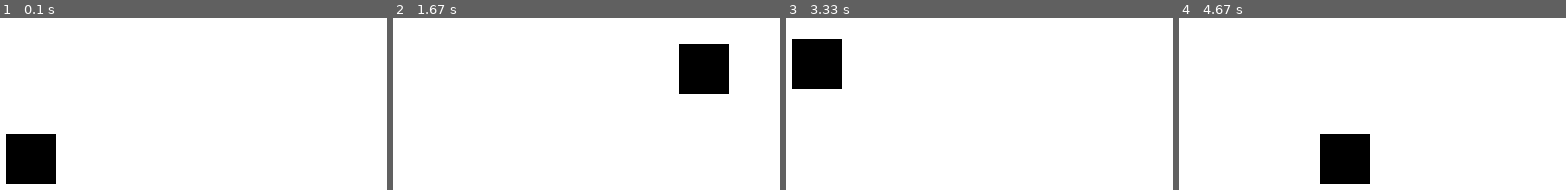
Above: before the commit, frames 1-4 (left to right).
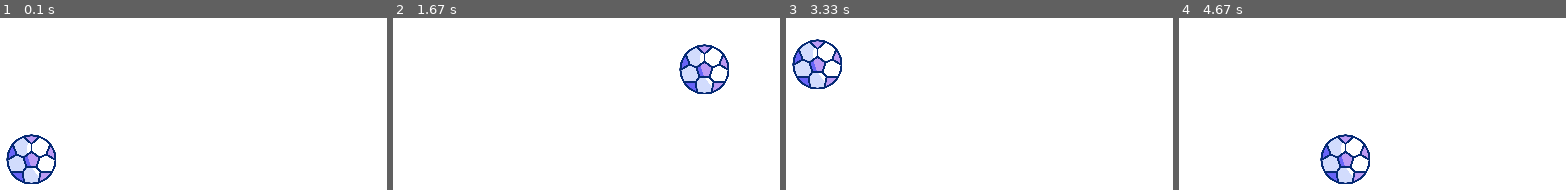
Above: after the commit, the same moments.

Repository: Tarieli75/pygame
Game: pygame game, started from view.py
Two runs of this game, one before a commit and one after it. Both use one fixed random seed, a clock stepped at 60 frames per second and the inputs below.
Inputs:
- Up to frame 1 (0.1 s): no input
- Up to frame 2 (1.67 s): hold Right 0.33-0.8 s; hold Up 0.83-1.13 s; hold Right 1.17-1.63 s
- Up to frame 3 (3.33 s): hold Left 1.67-2.2 s; hold Down 2.23-2.53 s; hold Left 2.57-2.97 s; hold Up from 3 s (still down)
- Up to frame 4 (4.67 s): release Up at 3.37 s; hold Right 3.4-4.03 s; hold Down 4.07-4.43 s; hold Left from 4.47 s (still down)

The runs differ from the first frame. In frame 1, 3.8% of the frame differs, in the area x 1-15%, y 67-97%; in frame 2, 3.8%; in frame 3, 3.8%; in frame 4, 3.8%.

Commit message:
second comit

Diff:
--- a/view.py
+++ b/view.py
@@ -2,7 +2,11 @@
 
 from controller import Player
 
+
 pygame.init()
+
+background_image = pygame.image.load('football.png')
+
 WIDTH = 800
 HEIGHT = 600
 WHITE = (255, 255, 255)
@@ -14,6 +18,12 @@
 clock = pygame.time.Clock()
 player_1 = Player()
 
+pygame.display.set_caption('user: ')
+
+username = ""
+
+font = pygame.font.SysFont('Arial', 30)
+
 runing = True
 
 while runing:
@@ -21,7 +31,10 @@
     for event in pygame.event.get():
         if event.type == pygame.QUIT:
             runing = False
-    pygame.draw.rect(screen, BLACK, (player_1.x, player_1.y, player_1.size, player_1.size))
+        if event.type == pygame.KEYDOWN:
+            username += event.unicode
+    # pygame.draw.rect(screen, BLACK, (player_1.x, player_1.y, player_1.size, player_1.size))
+    screen.blit(pygame.transform.scale(background_image, (player_1.size, player_1.size)), (player_1.x, player_1.y))
     keyboard = pygame.key.get_pressed()
     # print(keyboard)
     dx = 0
@@ -35,11 +48,14 @@
     if keyboard[pygame.K_DOWN] :
         dy += 1
 
+    username_screen = font.render(username, True, RED)
+    screen.blit(username_screen, (player_1.x, player_1.y+50))
+
     player_1.move_player(dx, dy)
     pygame.display.update()
     clock.tick(60)
 
-
+print(username)
 
 pygame.quit()
 # sys.exit()
Binary file added: football.png
